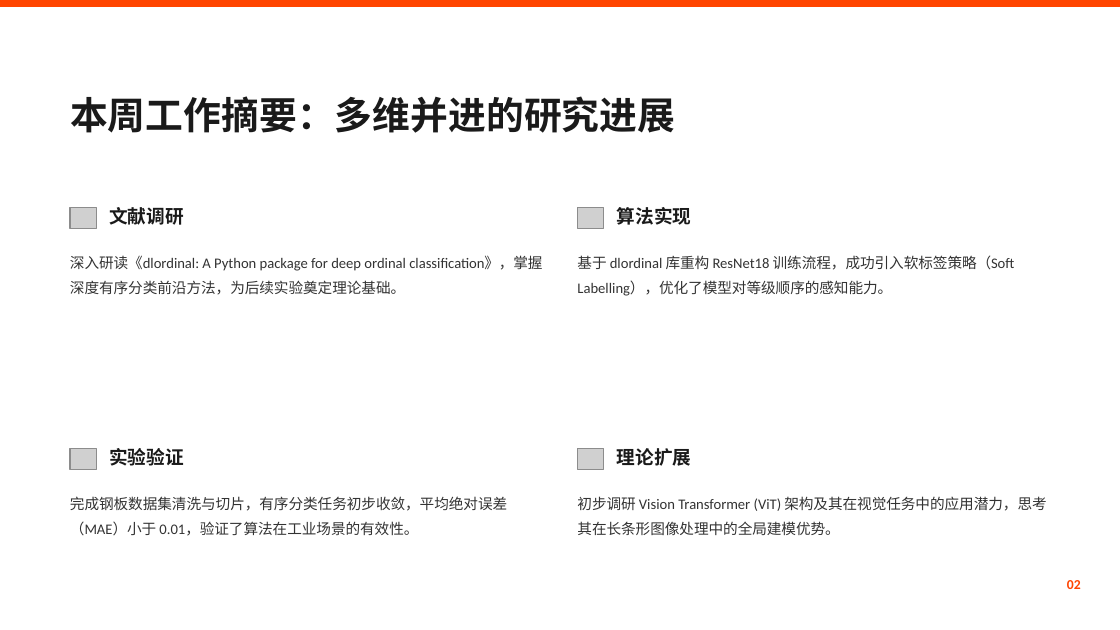
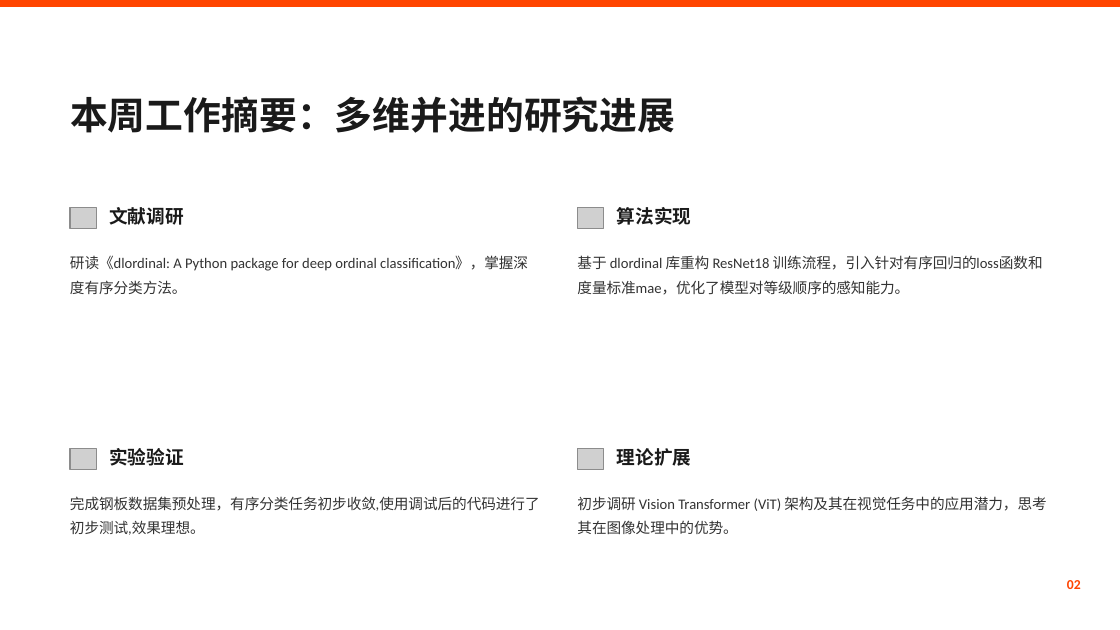
Before and after one commit to muyuniao/work, a slide deck: slide 2 of 基于深度有序回归的钢板表面缺陷分级研究进展.pptx. Drawn at 1120x630 pixels with LibreOffice and Linux fonts; fonts in the diff are those of the drawing; grey boxes stand for pictures; background and template pictures are left out. Boxes give left, top, right and bottom in pixels: in the first picture for what was removed or moved away, otherwise in the second. Text is boxed around its words. In the diff, an @@ line names an element or a change of style, - is before the commit and + after.

Commit message:
ppt修改完成

```diff
--- a/基于深度有序回归的钢板表面缺陷分级研究进展.pptx
+++ b/基于深度有序回归的钢板表面缺陷分级研究进展.pptx
@@ text at <box>70,255,528,294</box>: text changed @@
-深入研读《dlordinal: A Python package for deep ordinal classification》，掌握深度有序分类前沿方法，为后续实验奠定理论基础。
+研读《dlordinal: A Python package for deep ordinal classification》，掌握深度有序分类方法。
@@ text at <box>577,255,1043,295</box>: text changed @@
-基于 dlordinal 库重构 ResNet18 训练流程，成功引入软标签策略（Soft Labelling），优化了模型对等级顺序的感知能力。
+基于 dlordinal 库重构 ResNet18 训练流程，引入针对有序回归的loss函数和度量标准mae，优化了模型对等级顺序的感知能力。
@@ text at <box>70,496,540,535</box>: text changed @@
-完成钢板数据集清洗与切片，有序分类任务初步收敛，平均绝对误差（MAE）小于 0.01，验证了算法在工业场景的有效性。
+完成钢板数据集预处理，有序分类任务初步收敛,使用调试后的代码进行了初步测试,效果理想。
@@ text at <box>577,496,1046,534</box>: text changed @@
-初步调研 Vision Transformer (ViT) 架构及其在视觉任务中的应用潜力，思考其在长条形图像处理中的全局建模优势。
+初步调研 Vision Transformer (ViT) 架构及其在视觉任务中的应用潜力，思考其在图像处理中的优势。
```
Also in this commit, not shown: 7 other slides changed, 1 slide removed, 1 other file.
